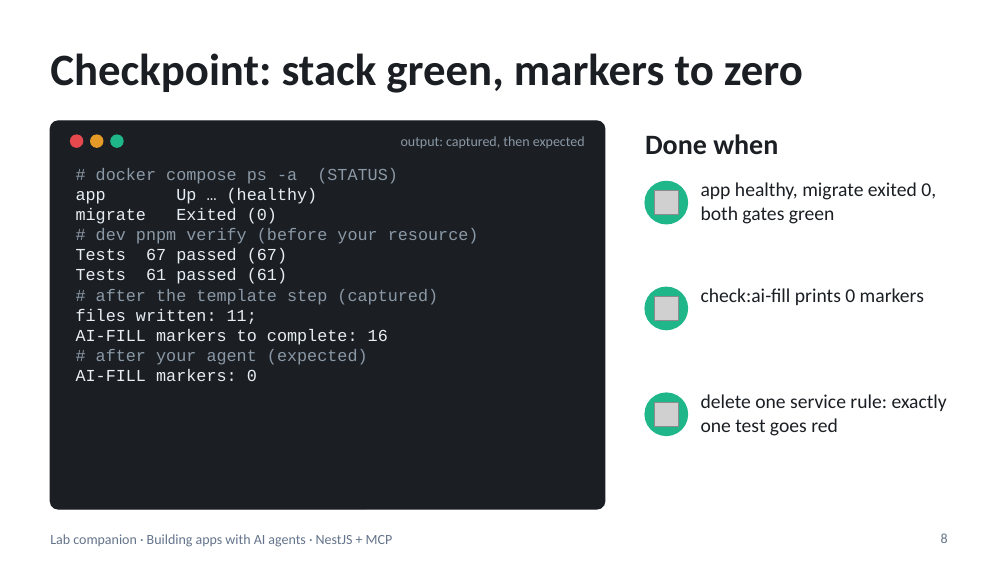
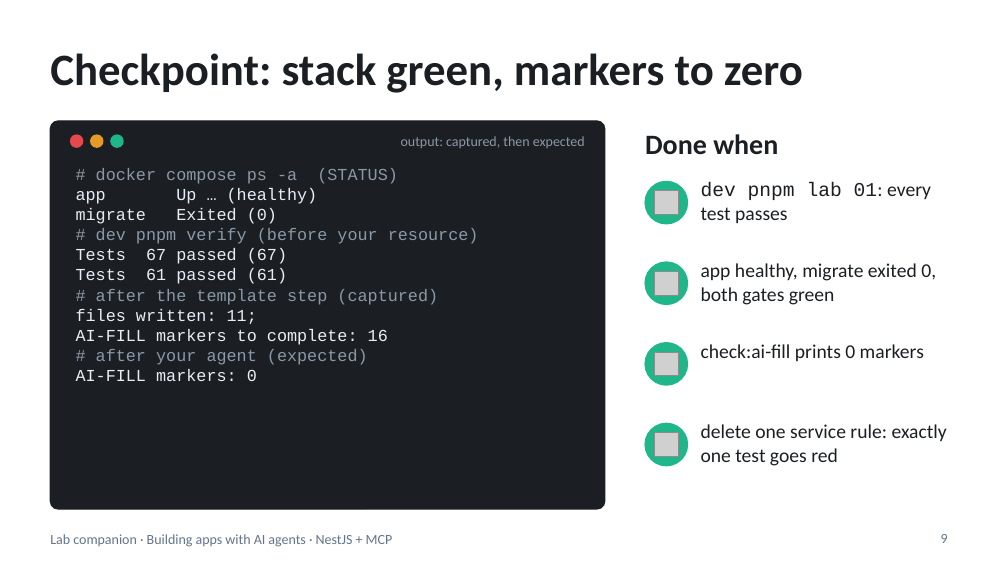
Before and after one commit to blazaga/ai-training-modules, a slide deck: slide 9 of docs/ai-agent-training/slides/lab-companion-lite.pptx (slide 8 before the commit). Drawn at 1008x567 pixels with LibreOffice and Linux fonts; fonts in the diff are those of the drawing; grey boxes stand for pictures. Boxes give left, top, right and bottom in pixels: in the first picture for what was removed or moved away, otherwise in the second. Text is boxed around its words. In the diff, an @@ line names an element or a change of style, - is before the commit and + after.

```diff
--- a/docs/ai-agent-training/slides/lab-companion-lite.pptx
+++ b/docs/ai-agent-training/slides/lab-companion-lite.pptx
@@ text added at (701, 183, 931, 223), 14 pt, text #1B1F24 @@
+dev pnpm lab 01: every test passes
@@ ellipse: place and size @@
-ellipse at (645, 287, 687, 330)
+ellipse at (645, 262, 687, 304)
@@ text "app healthy, migrate exited 0, ...": place and size @@
-text "app healthy, migrate exited 0, ..." at (701, 182, 936, 224)
+text "app healthy, migrate exited 0, ..." at (701, 263, 936, 305)
@@ picture: place and size @@
-picture at (654, 296, 678, 321)
+picture at (654, 271, 678, 295)
@@ ellipse: place and size @@
-ellipse at (645, 393, 687, 435)
+ellipse at (645, 343, 687, 385)
@@ picture: place and size @@
-picture at (654, 402, 678, 426)
+picture at (654, 352, 678, 376)
@@ text "check:ai-fill prints 0 markers": place and size @@
-text "check:ai-fill prints 0 markers" at (701, 288, 924, 305)
+text "check:ai-fill prints 0 markers" at (701, 344, 924, 361)
@@ text "delete one service rule: exactly ...": place and size @@
-text "delete one service rule: exactly ..." at (701, 394, 947, 436)
+text "delete one service rule: exactly ..." at (701, 424, 947, 466)
@@ ellipse added at (645, 423, 687, 466), fill #1FB68A, outline #1FB68A 1 pt @@
@@ picture added at (654, 432, 678, 457) @@
@@ page number at (941, 534, 948, 543): text changed @@
-8
+9
```
Also in this commit, not shown: 12 other slides changed, 1 slide added, 36 other files.
